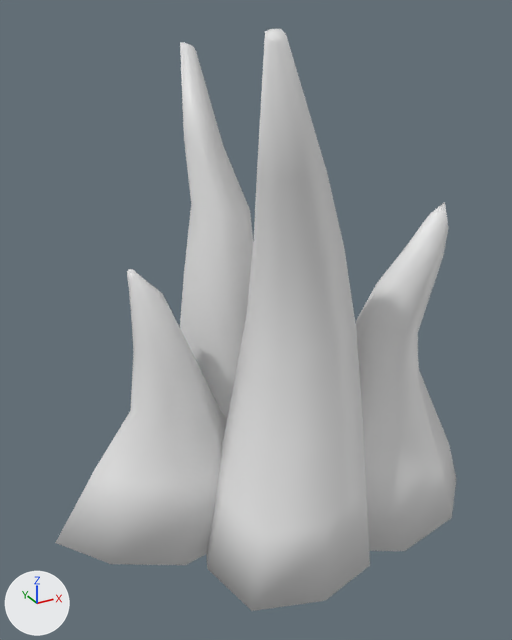
The Blender file Assets/Blender/Rocks.blend as it was, and as the next commit left it.
Rendered twice from a camera (50 mm lens) standing at (-5.38, -9.46, 8.43) and looking at (-0.16, 0.04, 3.68). The axes (+X, +Y, +Z) are drawn at lower left. The lights are the same throughout. The same objects are shown in both versions, whatever each file hides.

In view in the first picture: 'RockSpike.007'.
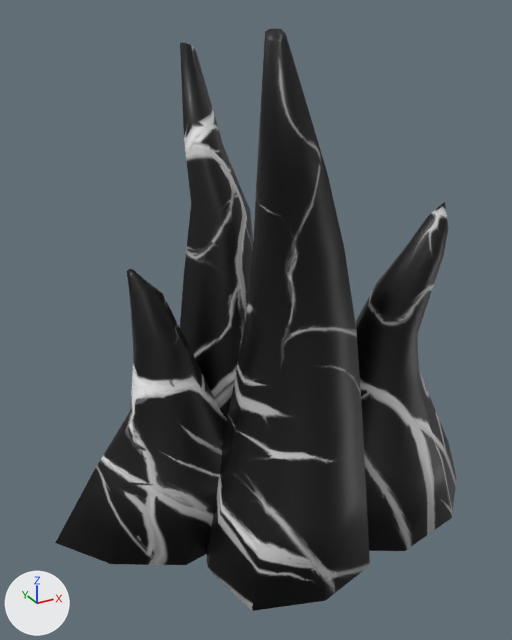
Location of each change, [x1, y1, x2, y2] in pixels of the pictures (512 x 640 px):
'RockSpike.007', recoloured (grey to black)
    both: [55, 29, 457, 611]

The change, as a list of edits to the scene's bpy script:
```text
Add img_cracks_tiled_png:
    img_cracks_tiled_png = load_image('Cracks_Tiled.png', '../Textures/Cracks/Cracks_RockSpikes.png', 3072, 3072, 'sRGB')
Add mat_rocksspiked:
    mat_rocksspiked = principled_material('RocksSpiked')
    mat_rocksspiked.texture = img_cracks_tiled_png
Change me_plane_007:
    where me_plane_007.from_pydata(...)  # 232 vertices, 224 faces; spans x -3.75..3.79, y -2.64..2.84, z -0.21..8.21
    add me_plane_007.materials.append(mat_rocksspiked)  # picture img_cracks_tiled_png
```
